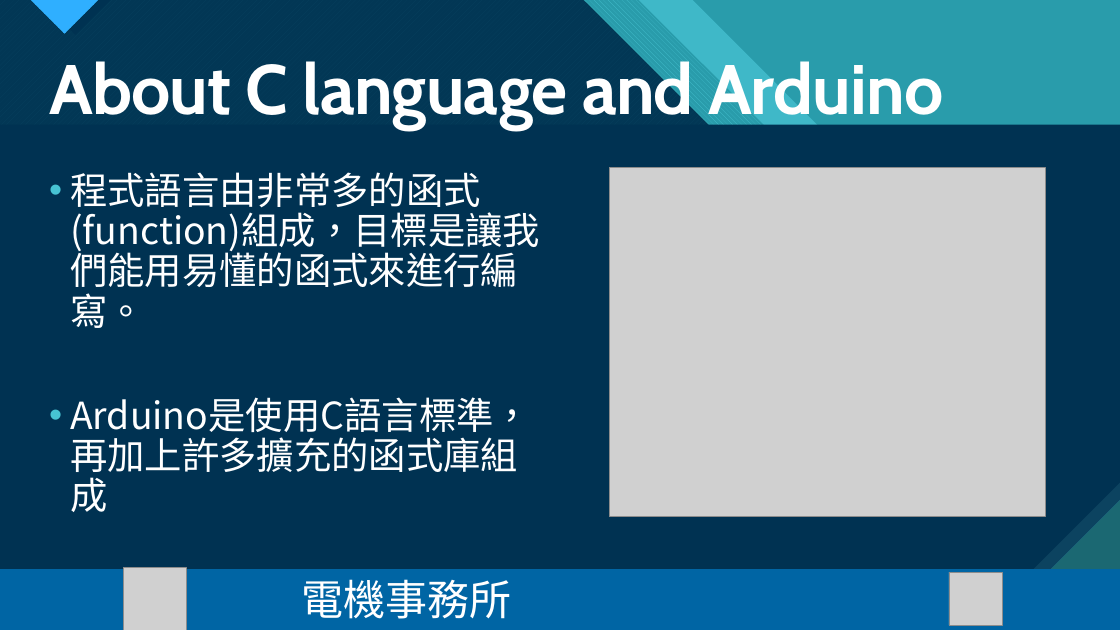
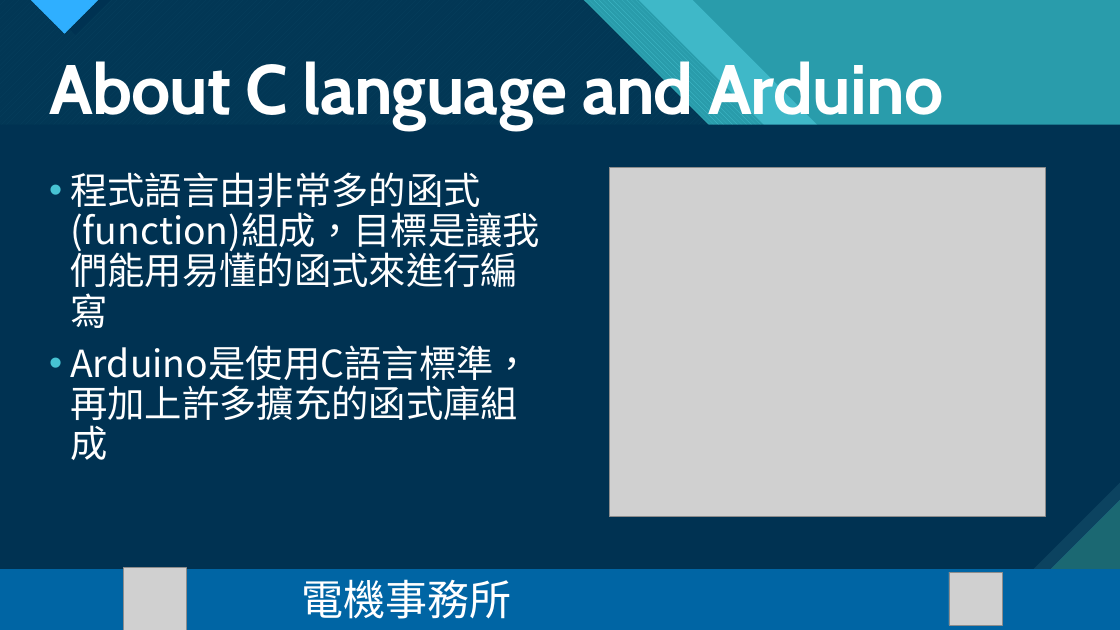
Before and after one commit to Harrysome/2022-NTNU-EEcamp, a slide deck: slide 3 of PPT/機器人動起來 day3.pptx. Drawn at 1120x630 pixels with LibreOffice and Linux fonts; fonts in the diff are those of the drawing; grey boxes stand for pictures. Boxes give left, top, right and bottom in pixels: in the first picture for what was removed or moved away, otherwise in the second. Text is boxed around its words. In the diff, an @@ line names an element or a change of style, - is before the commit and + after.

```diff
--- a/PPT/機器人動起來 day3.pptx
+++ b/PPT/機器人動起來 day3.pptx
@@ text at bbox=[70, 172, 540, 328]: text changed @@
-• 程式語言由非常多的函式(function)組成，目標是讓我們能用易懂的函式來進行編寫。
+• 程式語言由非常多的函式(function)組成，目標是讓我們能用易懂的函式來進行編寫
```
Also in this commit, not shown: 2 other slides changed, 7 slides added, 2 other files.
